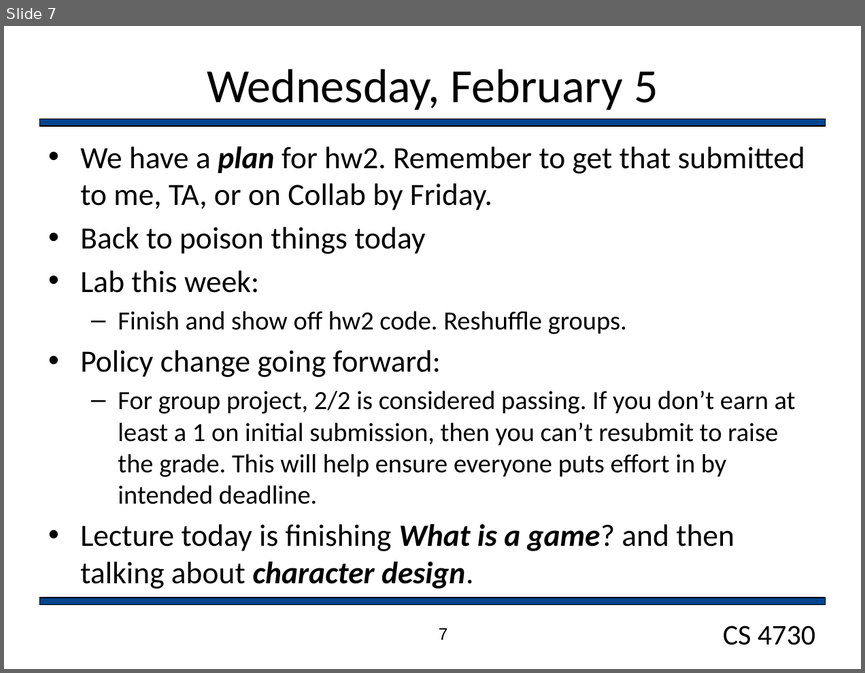
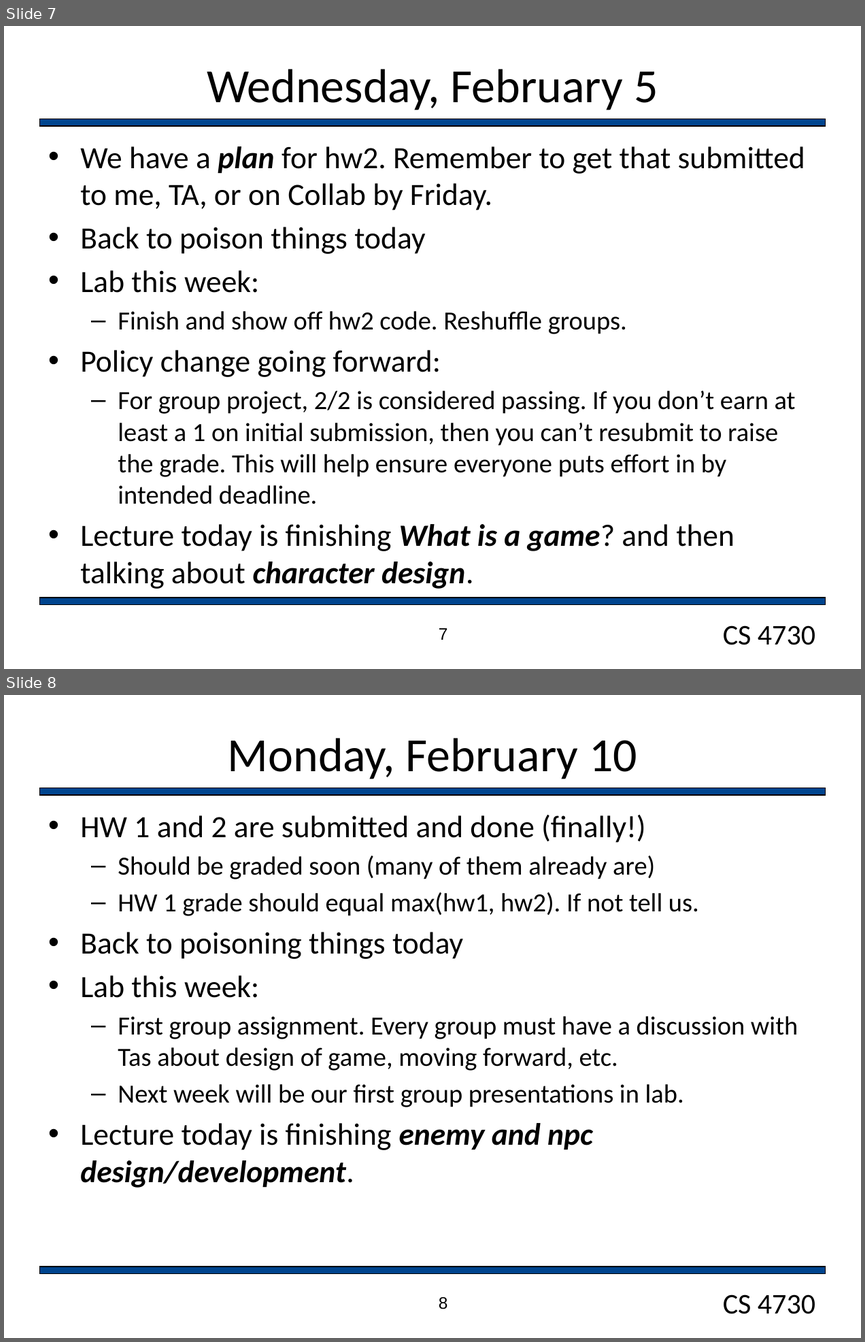
Before and after one commit to markfloryan/gamedesign, a slide deck: slides/dailyAnnouncements.pptx. Shown one above the other, each under a label of ours: slide 7 before the commit, slides 7 and 8 after it. The pictures are 865x673 and 865x1342 pixels, drawn with LibreOffice and Linux fonts; fonts in the diff are those of the drawing; background and template pictures are left out. Boxes give left, top, right and bottom in pixels: in the first picture for what was removed or moved away, otherwise in the second. Text is boxed around its words. In the diff, an @@ line names an element or a change of style, - is before the commit and + after.

```diff
--- a/slides/dailyAnnouncements.pptx
+++ b/slides/dailyAnnouncements.pptx
@@ slide 8 added at (4,695,861,1338), background #FFFFFF; not listed: 3 template elements that a slide beside it also shows @@
@@ title added at (228,738,637,779), 40 pt, text #000000 @@
+Monday, February 10
@@ text added at (80,815,798,1187), 22 pt, text #000000 @@
+• HW 1 and 2 are submitted and done (finally!)
+  – Should be graded soon (many of them already are)
+  – HW 1 grade should equal max(hw1, hw2). If not tell us.
+• Back to poisoning things today
+• Lab this week:
+  – First group assignment. Every group must have a discussion with Tas about design of game, moving forward, etc.
+  – Next week will be our first group presentations in lab.
+• Lecture today is finishing enemy and npc design/development.
@@ page number added at (439,1297,448,1309), 14 pt, text #000000 @@
+8
```
Also in this commit, not shown: 2 other files.
